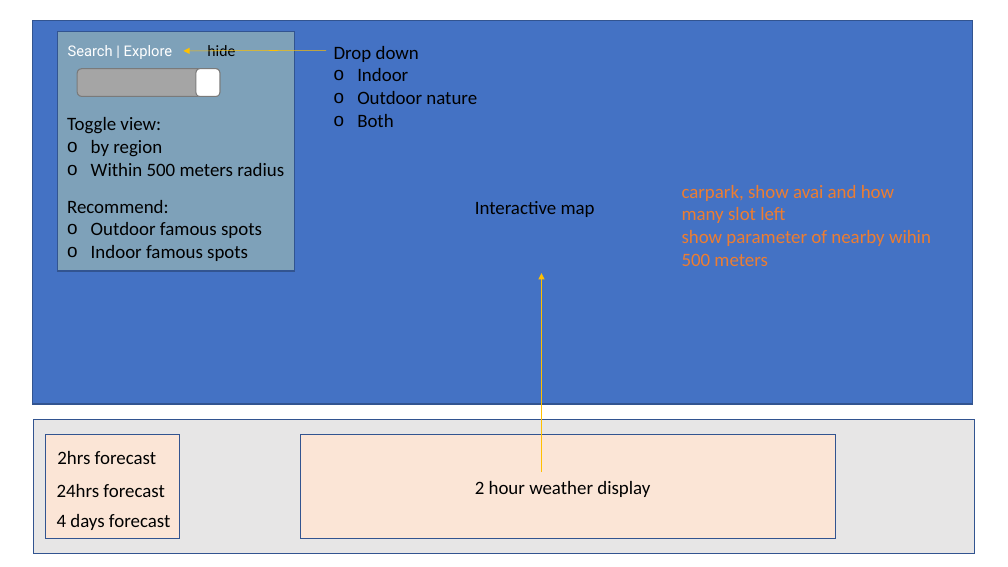
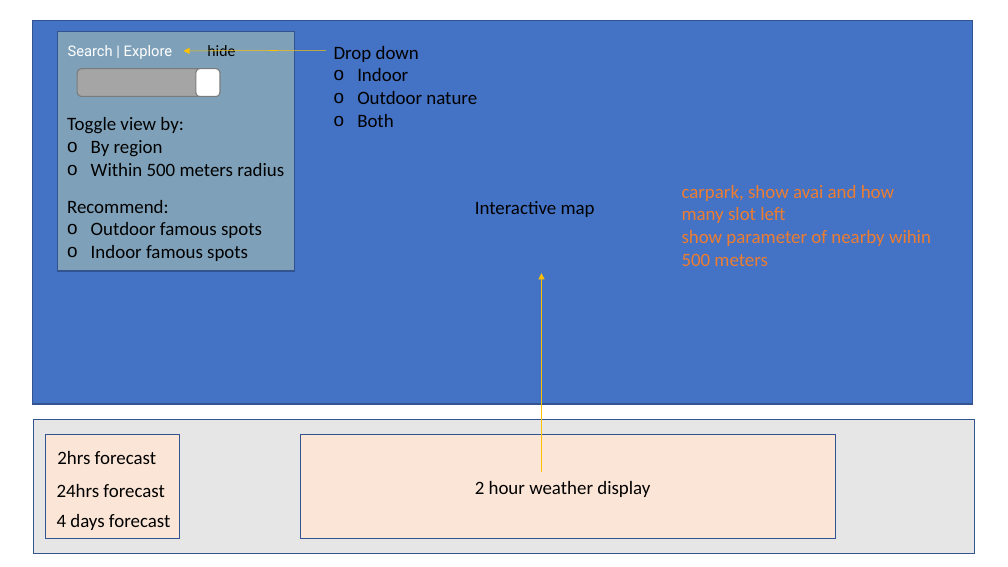
Before and after one commit to annette-p/pre-wedding-photoshoot-locations, a slide deck: slide 4 of wireframe.pptx. Drawn at 1008x567 pixels with LibreOffice and Linux fonts; fonts in the diff are those of the drawing. Boxes give left, top, right and bottom in pixels: in the first picture for what was removed or moved away, otherwise in the second. Text is boxed around its words. In the diff, an @@ line names an element or a change of style, - is before the commit and + after.

Commit message:
set html for Toggle search & recommendation

```diff
--- a/wireframe.pptx
+++ b/wireframe.pptx
@@ text at [67,117,183,157]: text changed @@
-Toggle view:
-o by region
+Toggle view by:
+o By region
```
Also in this commit, not shown: 1 other slide changed, 1 other file.
